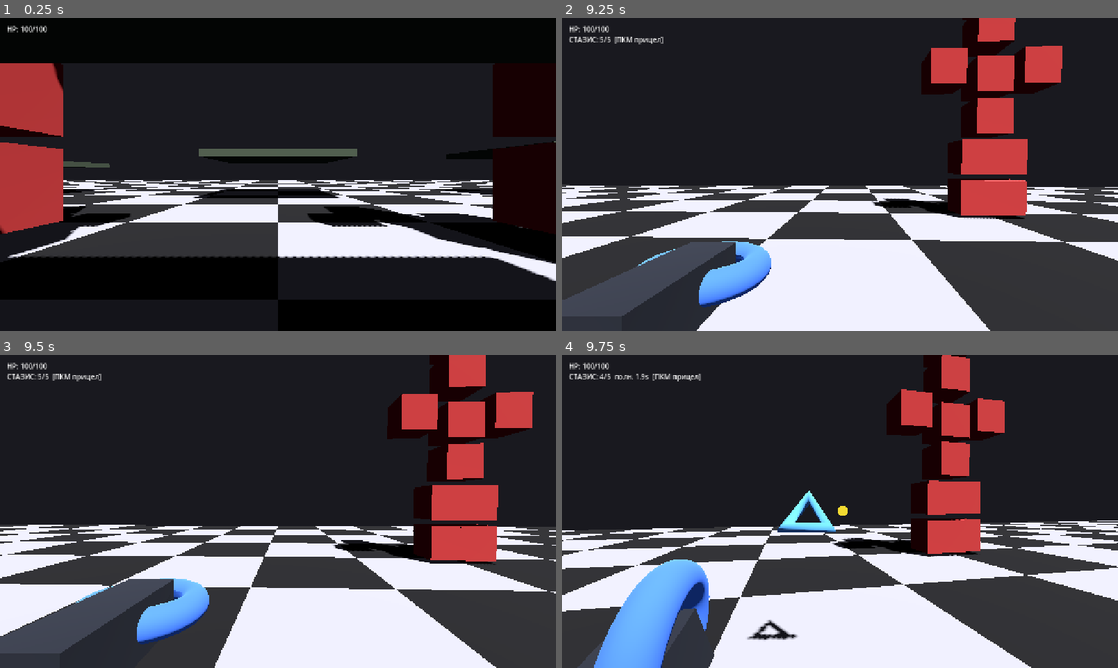
Above: before the commit, frames 1-4 (two rows, left to right).
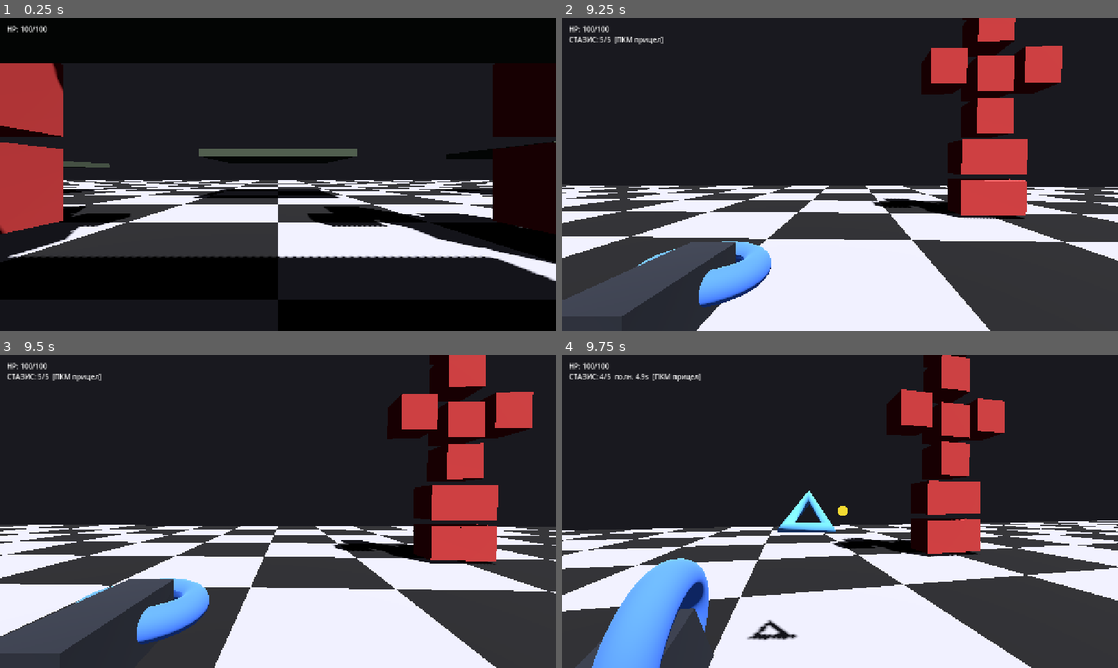
Above: after the commit, the same moments.

Repository: radomirsky/190K-G.O.P
Game: Godot game, scene res://main.tscn
The game is run twice, just before and just after one commit, with the same random seed, the same clock (stepped at 60 frames per second) and the same inputs.
Inputs (mouse positions are in pixels of both pictures, inside the frame that each line leads up to):
- Up to frame 1 (0.25 s): no input
- Up to frame 2 (9.25 s): tap Enter at 0.5 s; move the mouse to (867, 174) at 0.52 s; hold W 0.53-5.78 s; tap E at 0.6, 8.85 s; click (867, 174) at 0.67 s; tap Space at 0.77, 1.52, 3.02, 3.77, 4.52, 6.02, 6.77, 7.52, 9.02 s; move the mouse to (812, 174) at 1.27 s; tap Shift at 1.35 s; move the mouse to (851, 168) at 2.02 s; tap C at 2.1 s; move the mouse to (834, 180) at 2.77 s; tap Q at 2.85 s; click (834, 180) at 2.92 s; move the mouse to (878, 177) at 3.52 s; hold Ctrl 3.53-4.28 s; move the mouse to (795, 171) at 4.27 s; tap R at 4.35 s; move the mouse to (845, 174) at 5.02 s; tap Z at 5.1 s; click (845, 174) at 5.17 s; move the mouse to (817, 168) at 5.77 s; hold D 5.78-6.53 s; tap X at 5.85 s; move the mouse to (867, 174) at 6.52 s; hold W 6.53-8.78 s; tap B at 6.6 s; move the mouse to (812, 174) at 7.27 s; tap G at 7.35 s; click (812, 174) at 7.42 s; move the mouse to (851, 168) at 8.02 s; tap F at 8.1 s; move the mouse to (834, 180) at 8.77 s; hold A from 8.78 s (still down)
- Up to frame 3 (9.5 s): keep holding A
- Up to frame 4 (9.75 s): move the mouse to (878, 514) at 9.52 s; release A at 9.53 s; hold W from 9.53 s (still down); hold Shift from 9.53 s (still down); click (878, 514) at 9.67 s

Frames 1-3 are identical in both runs. In frame 4, 0.4% of the frame differs, in the area x 2-28%, y 6-100%.

Commit message:
Стазис: перезарядка магазина 5 с после выстрелов.
Made-with: Cursor

Diff:
--- a/player.gd
+++ b/player.gd
@@ -47,7 +47,7 @@
 @export var stasis_ring_speed: float = 52.0
 @export var stasis_fire_cooldown_sec: float = 0.18
 @export var stasis_mag_size: int = 5
-@export var stasis_refill_delay_sec: float = 2.0
+@export var stasis_refill_delay_sec: float = 5.0
 ## Анимация после пополнения магазина стазиса (отдельно от пирамиды).
 @export_range(0.0, 2.5, 0.05) var stasis_refill_finish_anim_sec: float = 0.6
 @export var stasis_reload_ring_spin_mul: float = 9.0
